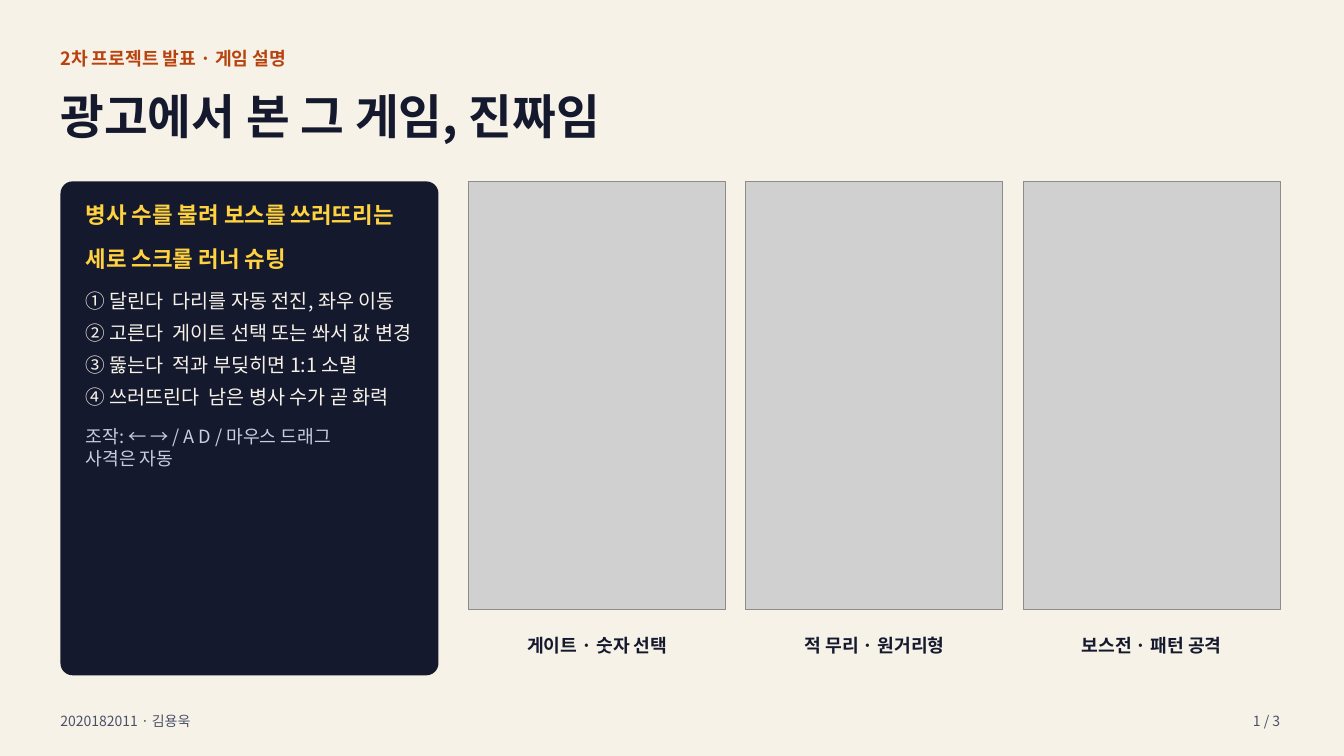
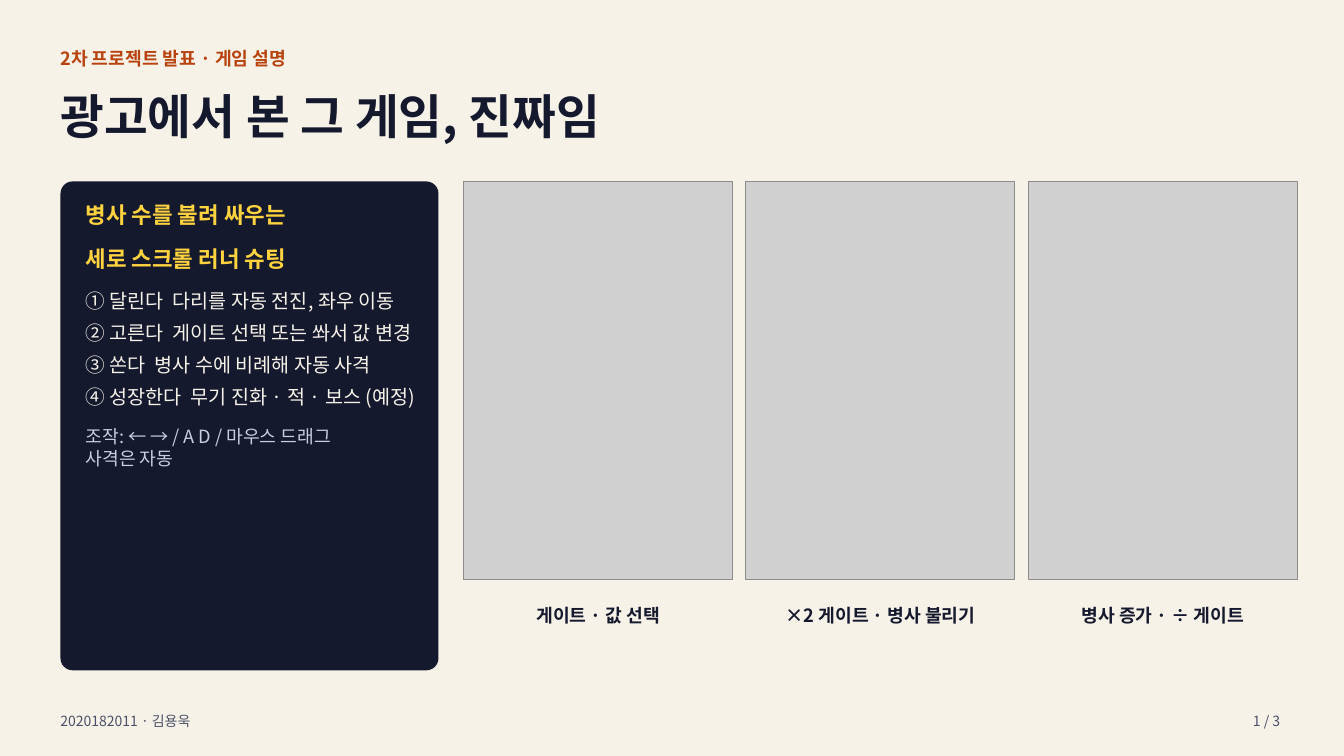
Before and after one commit to yonguk922/2DGP_Project_2026, a slide deck: slide 1 of game/docs/2DGP_2nd_presentation.pptx. Drawn at 1344x756 pixels with LibreOffice and Linux fonts; fonts in the diff are those of the drawing; grey boxes stand for pictures. Boxes give left, top, right and bottom in pixels: in the first picture for what was removed or moved away, otherwise in the second. Text is boxed around its words. In the diff, an @@ line names an element or a change of style, - is before the commit and + after.

```diff
--- a/game/docs/2DGP_2nd_presentation.pptx
+++ b/game/docs/2DGP_2nd_presentation.pptx
@@ rounded rectangle: place and size @@
-rounded rectangle at <box>60,181,439,676</box>
+rounded rectangle at <box>60,181,439,670</box>
@@ text at <box>86,204,286,225</box>: text changed @@
-병사 수를 불려 보스를 쓰러뜨리는
+병사 수를 불려 싸우는
@@ picture: place and size @@
-picture at <box>469,181,726,610</box>
+picture at <box>464,181,733,580</box>
@@ picture: place and size @@
-picture at <box>746,181,1003,610</box>
+picture at <box>746,181,1015,580</box>
@@ picture: place and size @@
-picture at <box>1023,181,1280,610</box>
+picture at <box>1028,181,1298,580</box>
@@ text at <box>86,355,415,408</box>: text changed @@
-③ 뚫는다 적과 부딪히면 1:1 소멸
-④ 쓰러뜨린다 남은 병사 수가 곧 화력
+③ 쏜다 병사 수에 비례해 자동 사격
+④ 성장한다 무기 진화 · 적 · 보스 (예정)
@@ text at <box>537,606,659,624</box>: text changed @@
-게이트 · 숫자 선택
+게이트 · 값 선택
@@ text at <box>786,606,975,624</box>: text changed @@
-적 무리 · 원거리형
+×2 게이트 · 병사 불리기
@@ text at <box>1082,606,1244,624</box>: text changed @@
-보스전 · 패턴 공격
+병사 증가 · ÷ 게이트
```
Also in this commit, not shown: 2 other slides changed, 3 other files.
